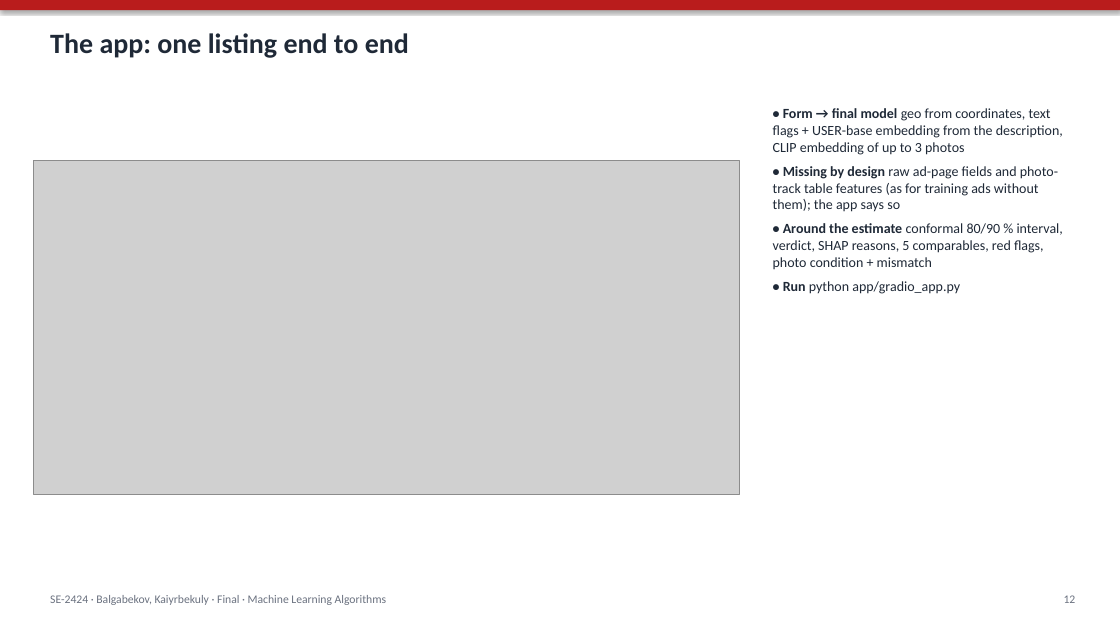
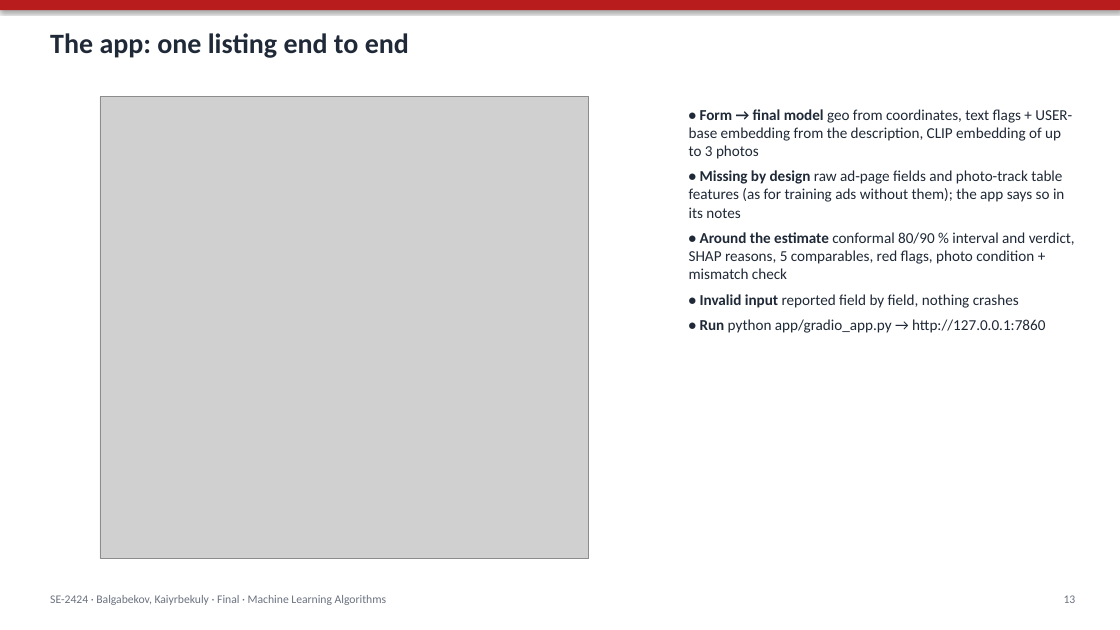
Before and after one commit to Newterios/mla_midtem, a slide deck: slide 13 of slides/Final_SE-2424_slides.pptx (slide 12 before the commit). Drawn at 1120x630 pixels with LibreOffice and Linux fonts; fonts in the diff are those of the drawing; grey boxes stand for pictures. Boxes give left, top, right and bottom in pixels: in the first picture for what was removed or moved away, otherwise in the second. Text is boxed around its words. In the diff, an @@ line names an element or a change of style, - is before the commit and + after.

Commit message:
Slides: one readable figure per slide, fusion table and figure split, test table with plain column names, real app screenshot; app: empty optional number boxes arrive as 0 and now mean 'not given', SHAP title kept inside the figure

```diff
--- a/slides/Final_SE-2424_slides.pptx
+++ b/slides/Final_SE-2424_slides.pptx
@@ picture resized from (x1=34, y1=160, x2=739, y2=494) to (x1=100, y1=97, x2=589, y2=559) @@
@@ text "• Form → final model ..." moved from (x1=773, y1=108, x2=1063, y2=294) to (x1=689, y1=109, x2=1075, y2=333) @@
@@ text at (x1=689, y1=109, x2=1072, y2=159): size 12 to 13 pt in "• Form → final model geo from ..." @@
@@ text at (x1=689, y1=170, x2=1075, y2=333): text changed; size 12 to 13 pt @@
-• Missing by design raw ad-page fields and photo-track table features (as for training ads without them); the app says so
-• Around the estimate conformal 80/90 % interval, verdict, SHAP reasons, 5 comparables, red flags, photo condition + mismatch
-• Run python app/gradio_app.py
+• Missing by design raw ad-page fields and photo-track table features (as for training ads without them); the app says so in its notes
+• Around the estimate conformal 80/90 % interval and verdict, SHAP reasons, 5 comparables, red flags, photo condition + mismatch check
+• Invalid input reported field by field, nothing crashes
+• Run python app/gradio_app.py → http://127.0.0.1:7860
```
Also in this commit, not shown: 13 other slides changed, 3 slides added, 6 other files.
